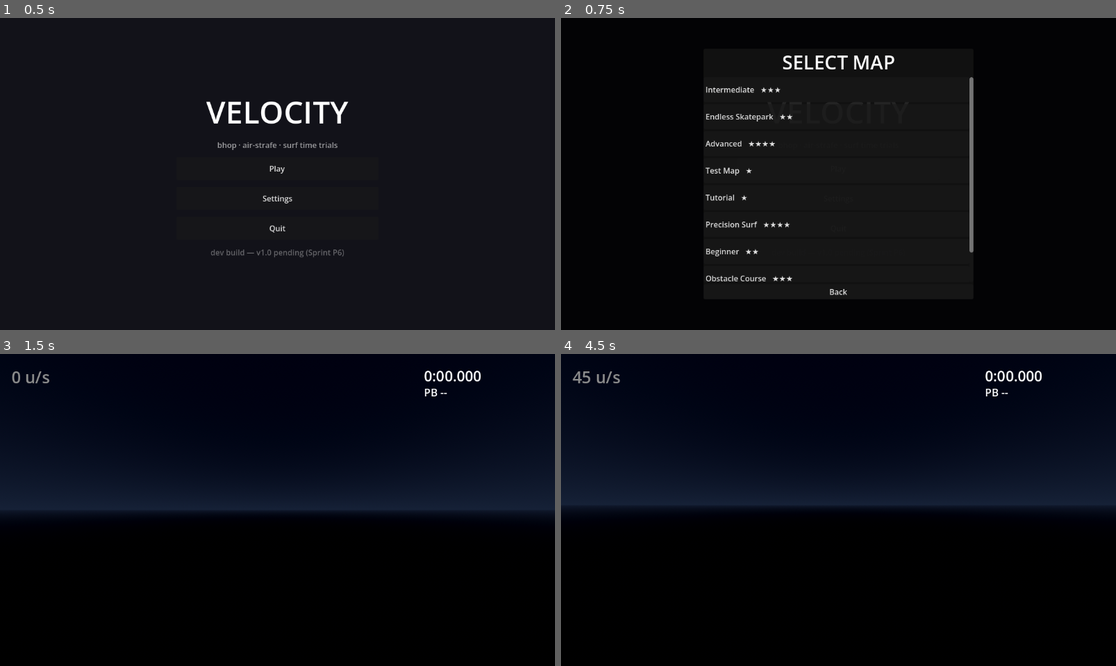
Above: before the commit, frames 1-4 (two rows, left to right).
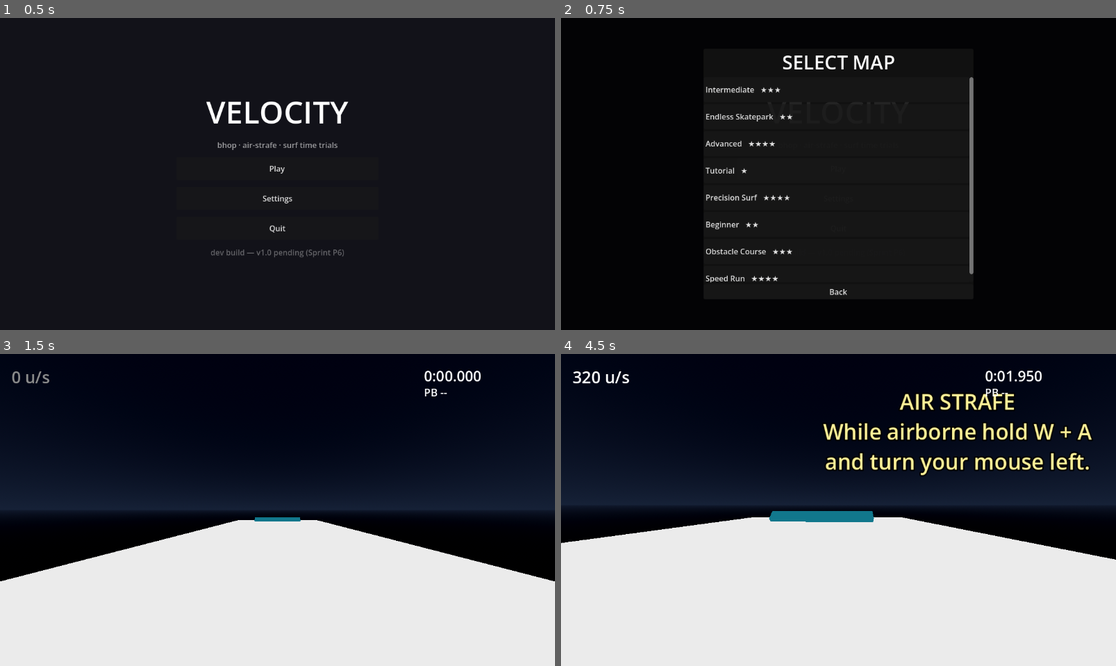
Above: after the commit, the same moments.

Repository: jamesdileva/surfhop
Game: Godot game, scene res://scenes/world/Game.tscn
Same seed, same stepped clock (60 frames per second), same inputs: the game is played once before the commit and once after it. Sound files missing from this copy of the repository are replaced by a short silence.
Inputs (mouse positions are in pixels of both pictures, inside the frame that each line leads up to):
- Up to frame 1 (0.5 s): no input
- Up to frame 2 (0.75 s): click "Play" at 0.5 s
- Up to frame 3 (1.5 s): click (277, 506) at 1.25 s, where only the run before the commit has a clickable "Test Map ★"
- Up to frame 4 (4.5 s): tap Enter at 2 s; move the mouse to (866, 510) at 2.02 s; hold Ctrl (duck) 2.03-2.78 s; hold W (move_forward) from 2.03 s (still down); click (866, 510) at 2.17 s; tap Space (jump) at 2.27, 3.02 s; move the mouse to (810, 510) at 2.77 s; tap Shift (sprint) at 2.85 s; move the mouse to (849, 503) at 3.52 s; tap Z at 3.6 s; move the mouse to (832, 516) at 4.27 s; tap J at 4.35 s; click (832, 516) at 4.42 s

Frame 1 is identical in both runs. In frame 2, 0.7% of the frame differs, in the area x 26-75%, y 47-85%; in frame 3, 38%; in frame 4, 48%, in the area x 0-100%, y 5-100%.

Commit message:
fix(audit-b67): respawn latch reset on load; hide dev maps in select
- GameManager.reset_spawn() from LevelLoader finalize (race-free);
  removes stale cross-map respawn death loop; old suite workaround out
- MapSelect HIDDEN_TAGS dev/test; loader still discovers fixtures
- tests: spawn-latch reset + hidden-button asserts; suite 484/0

Diff:
--- a/scripts/managers/GameManager.gd
+++ b/scripts/managers/GameManager.gd
@@ -22,6 +22,16 @@
 var _finish_time_usec: int = 0
 var _paused_at_usec: int = 0
 var _spawn_captured: bool = false
+
+
+## Clears the spawn latch so the next physics frame recaptures the player
+## transform on the newly loaded map (audit B6). Called by LevelLoader on
+## every map load: without it, dying on a fresh map before any checkpoint
+## respawns at the previous map's coordinates (likely mid-void).
+## Race-free: finalize + map_loaded emit + spawn positioning run atomically
+## in one frame, so recapture always sees the repositioned player.
+func reset_spawn() -> void:
+	_spawn_captured = false
 
 
 func _ready() -> void:
--- a/scripts/managers/LevelLoader.gd
+++ b/scripts/managers/LevelLoader.gd
@@ -93,6 +93,7 @@
 		# Reset run state BEFORE mounting: checkpoint _ready handlers register
 		# during add_child and must start from a clean slate.
 		game_manager.restart()
+		game_manager.reset_spawn()  # audit B6: recapture spawn on the new map
 		game_manager.total_checkpoints = 0
 		game_manager.active_checkpoint_id = -1
 		game_manager.checkpoint_splits.clear()
--- a/scripts/ui/MapSelect.gd
+++ b/scripts/ui/MapSelect.gd
@@ -5,6 +5,11 @@
 ## with its difficulty; choosing one starts the race through Game.start_map().
 
 const DIFFICULTY_LABELS := ["", "★", "★★", "★★★", "★★★★", "★★★★★"]
+
+## Maps carrying these metadata tags never list (audit B7): dev fixtures
+## like test_map ship an empty void, not a course. The loader still
+## discovers them — only the menu hides them.
+const HIDDEN_TAGS := ["dev", "test"]
 
 @onready var _ui_manager: Node = get_node("/root/UIManager")
 @onready var _level_loader: Node = get_node("/root/LevelLoader")
@@ -70,12 +75,21 @@
 	for child in _rows_container.get_children():
 		child.queue_free()
 	for entry: Dictionary in _level_loader.discover_maps():
+		if _is_hidden(entry["metadata"]):
+			continue
 		_rows_container.add_child(_make_row(entry))
 	if _rows_container.get_child_count() == 0:
 		var empty := Label.new()
 		empty.name = "EmptyLabel"
 		empty.text = "No maps found."
 		_rows_container.add_child(empty)
+
+
+func _is_hidden(meta: MapMetadata) -> bool:
+	for tag: String in HIDDEN_TAGS:
+		if meta.tags.has(tag):
+			return true
+	return false
 
 
 func _make_row(entry: Dictionary) -> Button:
--- a/tests/test_runner.gd
+++ b/tests/test_runner.gd
@@ -92,6 +92,7 @@
 	await _test_timer_system()
 	await _test_checkpoints()
 	await _test_map_loading()
+	await _test_spawn_latch_reset()
 	await _test_hud()
 	await _test_save_system()
 	await _test_ghost_recording()
@@ -1183,7 +1184,6 @@
 	gm.total_checkpoints = 0
 	gm.active_checkpoint_id = -1
 	gm.kill_plane_y = -300.0
-	gm._spawn_captured = false  # autoload state leaks between suites; recapture
 
 	var ui: Node = root.get_node("UIManager")
 
@@ -1360,6 +1360,62 @@
 	# Cleanup: leave no map loaded for other suites.
 	loader.unload_current()
 	player_root.queue_free()
+	await process_frame
+
+
+func _test_spawn_latch_reset() -> void:
+	# Audit B6: dying on a fresh map before any checkpoint must respawn on
+	# the NEW map, never at the previous map's coordinates. Replaces the old
+	# manual `_spawn_captured = false` suite workaround.
+	var gm: Node = root.get_node("GameManager")
+	var loader: Node = root.get_node("LevelLoader")
+	for p in get_nodes_in_group("player"):
+		p.queue_free()
+	await process_frame
+	gm.restart()
+
+	# Simulate "previous map": latch captured at faraway coordinates.
+	gm._spawn_captured = true
+	gm.respawn_transform = Transform3D(Basis.IDENTITY, Vector3(1111.0, 2222.0, 3333.0))
+
+	var found: Array[Dictionary] = loader.discover_maps()
+	var entry: Dictionary = {}
+	for e in found:
+		if e["metadata"].map_id == "test_map":
+			entry = e
+			break
+	_check(not entry.is_empty(), "test_map available for latch test")
+	if entry.is_empty():
+		return
+	loader.load_map(entry["path"])
+	var loaded := false
+	for i in 120:
+		await process_frame
+		if loader.current_map != null:
+			loaded = true
+			break
+	_check(loaded, "latch-test map loads")
+	_check(gm._spawn_captured == false, "map load resets the spawn latch")
+
+	# Fresh spawn recaptures on the new map; pre-checkpoint death lands
+	# there instead of the stale coordinates.
+	var holder := Node3D.new()
+	root.add_child(holder)
+	var player: Player = _spawn_test_player_at(holder, Vector3(0.0, 40.0, 3000.0))
+	await _wait_ticks(3)
+	_check(gm._spawn_captured, "fresh player recaptures spawn")
+	_check(gm.respawn_transform.origin.distance_to(Vector3(0.0, 40.0, 3000.0)) < 60.0,
+		"respawn captured on the new map (at %s)" % gm.respawn_transform.origin)
+	gm.kill_plane_y = 99999.0
+	await _wait_ticks(3)
+	_check(player.position.distance_to(gm.respawn_transform.origin) < 2.0,
+		"pre-checkpoint death respawns on the new map, not the old one")
+
+	player.queue_free()
+	holder.queue_free()
+	loader.unload_current()
+	gm.restart()
+	gm.kill_plane_y = -1000.0
 	await process_frame
 
 
@@ -2815,6 +2871,8 @@
 	var rows: Node = select.get_node("Root/Panel/Column/Scroll/Rows")
 	_check(rows.get_child_count() >= 1,
 		"map select lists discovered maps (%d)" % rows.get_child_count())
+	_check(rows.get_node_or_null("test_mapButton") == null,
+		"dev/test maps hidden from map select (audit B7)")
 
 	# --- Launch a map through the flow ---
 	ui.launch_map("res://scenes/maps/test_map.tscn")
Not shown, changed: audit.md
Not shown, changed: docs/history.md
Not shown, changed: worklog.md
